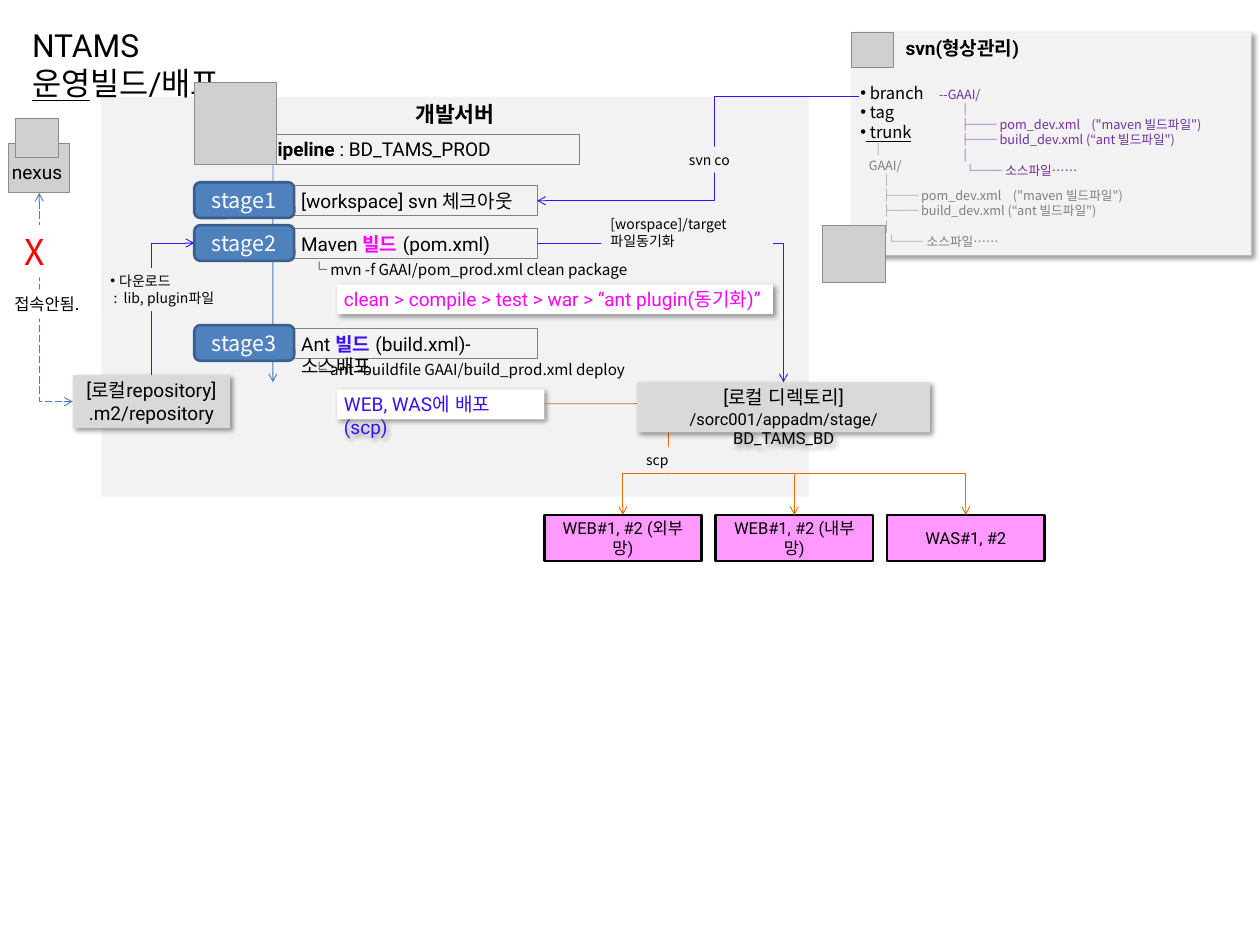
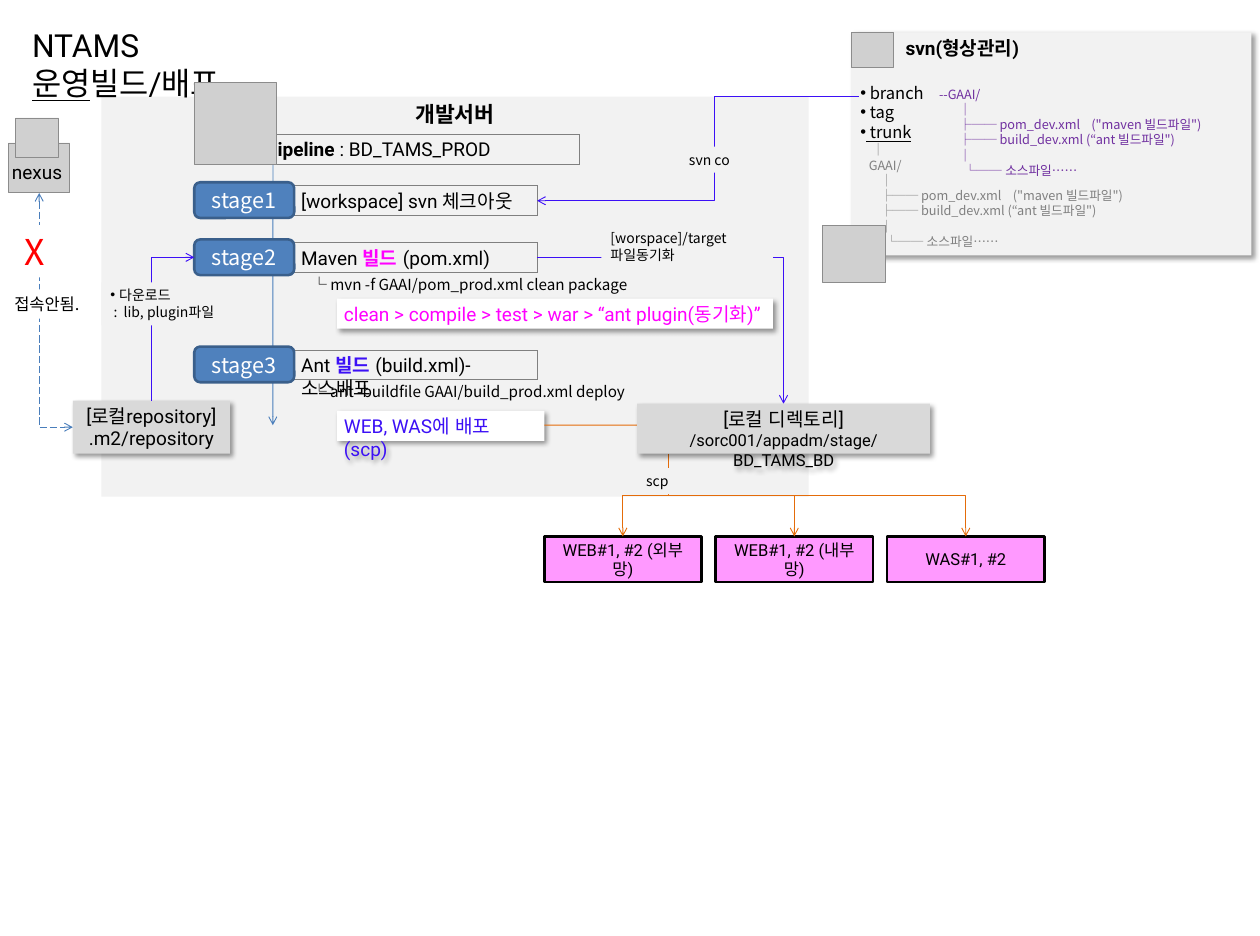
Before and after one commit to zuntong01/dk, a slide deck: slide 3 of 1. CICD/2. LG전자_NERP대응/※ [정리] NERP전자유관대응-CICD.pptx. Drawn at 1260x936 pixels with LibreOffice and Linux fonts; fonts in the diff are those of the drawing; grey boxes stand for pictures. Boxes give left, top, right and bottom in pixels: in the first picture for what was removed or moved away, otherwise in the second. Text is boxed around its words. In the diff, an @@ line names an element or a change of style, - is before the commit and + after.

```diff
--- a/1. CICD/2. LG전자_NERP대응/※ [정리] NERP전자유관대응-CICD.pptx
+++ b/1. CICD/2. LG전자_NERP대응/※ [정리] NERP전자유관대응-CICD.pptx
@@ arrow moved from (273, 161) - (272, 382) to (273, 161) - (272, 425) @@
@@ elbow double arrow moved from (39, 193) - (73, 401) to (39, 193) - (73, 427) @@
@@ elbow arrow moved from (194, 243) - (152, 375) to (194, 257) - (152, 400) @@
@@ elbow arrow moved from (537, 243) - (784, 382) to (537, 258) - (784, 404) @@
@@ 3 texts, 2 rectangles, 1 rounded rectangle: place and size @@
-3 texts, 2 rectangles, 1 rounded rectangle at bbox=[119, 218, 774, 315]
+3 texts, 2 rectangles, 1 rounded rectangle at bbox=[119, 232, 774, 329]
@@ rectangle "[로컬repository]": place and size @@
-rectangle "[로컬repository]" at bbox=[73, 375, 230, 428]
+rectangle "[로컬repository]" at bbox=[73, 400, 230, 454]
@@ 7 rectangles, 3 elbow arrows, 1 text, 1 rounded rectangle, 1 line: place and size @@
-7 rectangles, 3 elbow arrows, 1 text, 1 rounded rectangle, 1 line at bbox=[194, 326, 1044, 561]
+7 rectangles, 3 elbow arrows, 1 text, 1 rounded rectangle, 1 line at bbox=[194, 347, 1044, 582]
```
Also in this commit, not shown: 1 other slide changed, 1 slide added, 2 other files.
